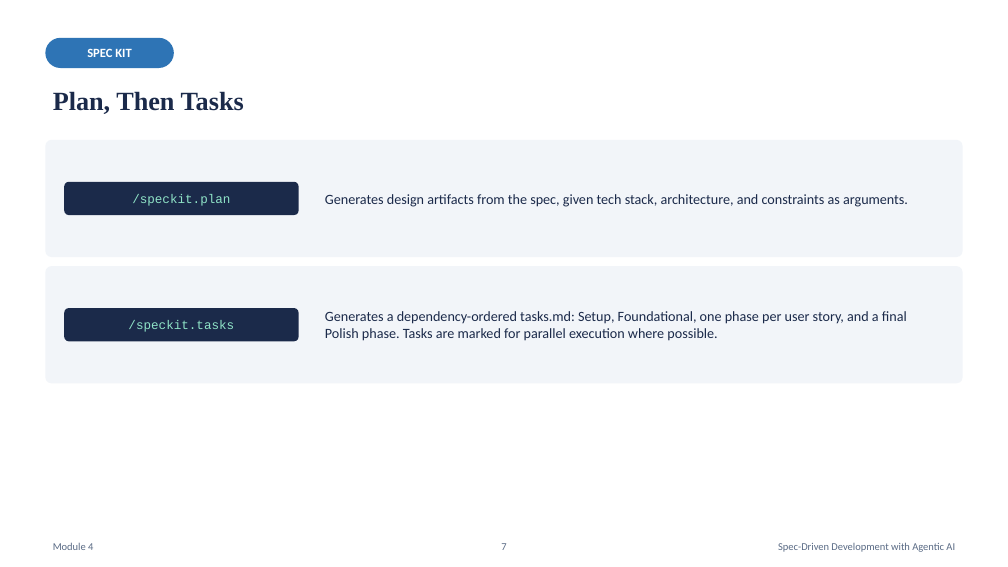
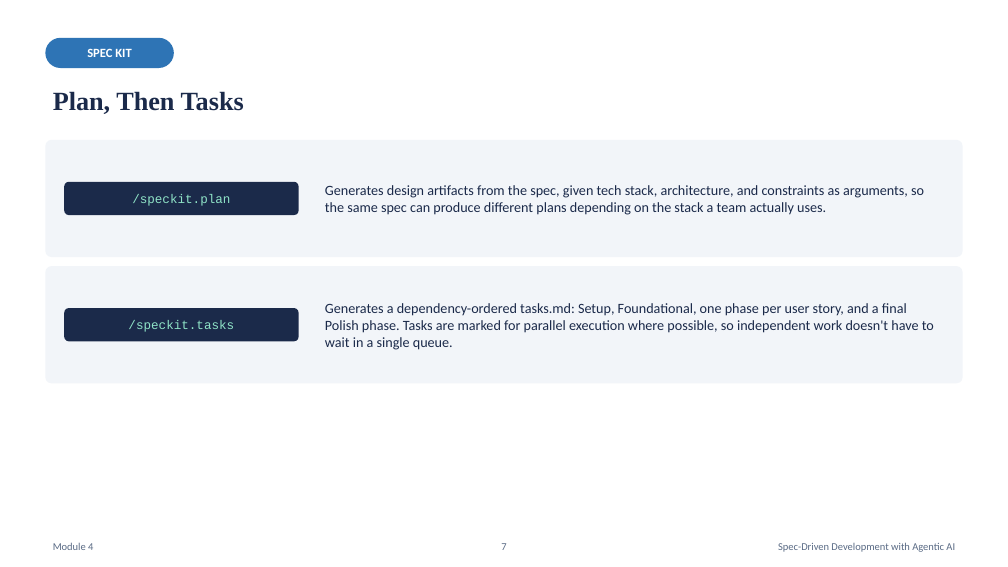
Before and after one commit to karthikasturi/sdd-with-agentic-ai, a slide deck: slide 7 of presentation/Module-4_From-Clarified-Spec-to-Reviewable-Plan.pptx. Drawn at 1008x567 pixels with LibreOffice and Linux fonts; fonts in the diff are those of the drawing. Boxes give left, top, right and bottom in pixels: in the first picture for what was removed or moved away, otherwise in the second. Text is boxed around its words. In the diff, an @@ line names an element or a change of style, - is before the commit and + after.

```diff
--- a/presentation/Module-4_From-Clarified-Spec-to-Reviewable-Plan.pptx
+++ b/presentation/Module-4_From-Clarified-Spec-to-Reviewable-Plan.pptx
@@ text at [325,185,924,215]: text changed @@
-Generates design artifacts from the spec, given tech stack, architecture, and constraints as arguments.
+Generates design artifacts from the spec, given tech stack, architecture, and constraints as arguments, so the same spec can produce different plans depending on the stack a team actually uses.
@@ text at [325,303,934,350]: text changed @@
-Generates a dependency-ordered tasks.md: Setup, Foundational, one phase per user story, and a final Polish phase. Tasks are marked for parallel execution where possible.
+Generates a dependency-ordered tasks.md: Setup, Foundational, one phase per user story, and a final Polish phase. Tasks are marked for parallel execution where possible, so independent work doesn't have to wait in a single queue.
```
Also in this commit, not shown: 5 other slides changed, 17 other files.
